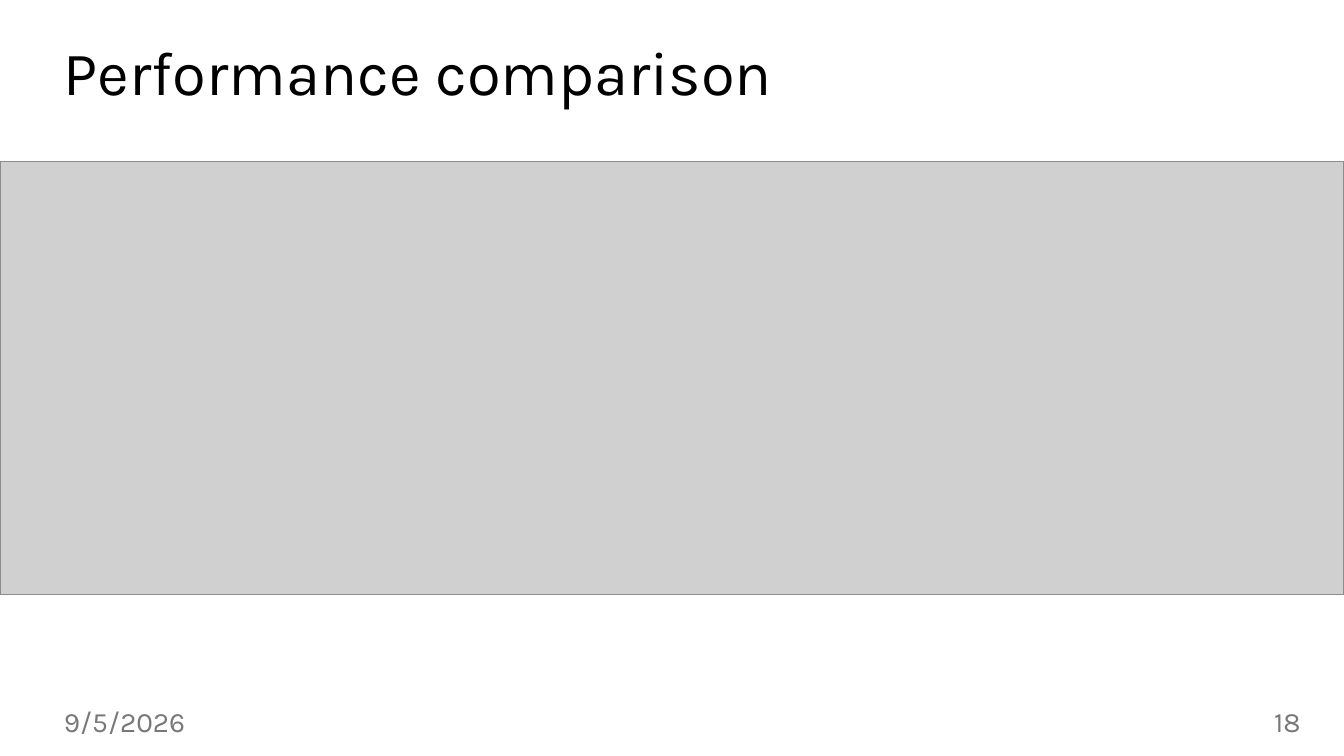
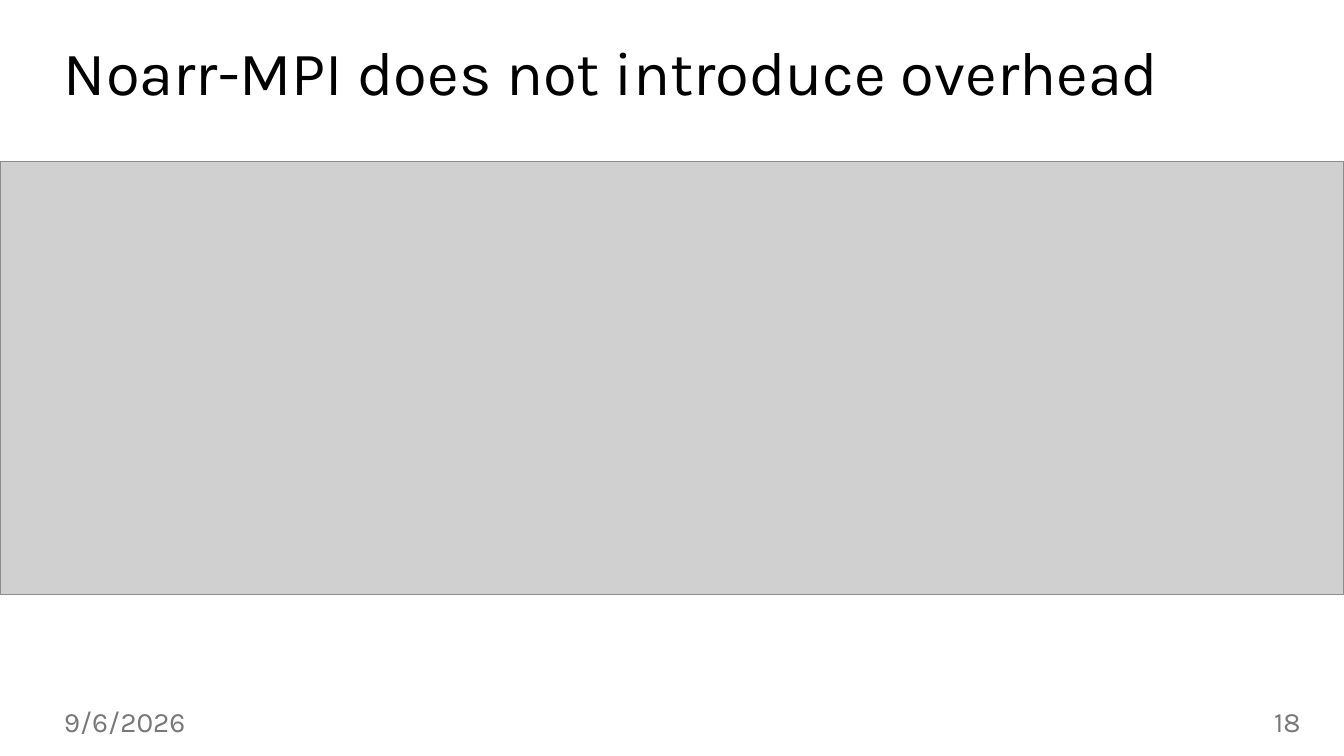
Before and after one commit to jiriklepl/phd-thesis, a slide deck: slide 18 of slides/Optimizing Memory Layouts and Traversal Orders in High-Performance Computing.pptx. Drawn at 1344x756 pixels with LibreOffice and Linux fonts; fonts in the diff are those of the drawing; grey boxes stand for pictures; background and template pictures are left out. Boxes give left, top, right and bottom in pixels: in the first picture for what was removed or moved away, otherwise in the second. Text is boxed around its words. In the diff, an @@ line names an element or a change of style, - is before the commit and + after.

```diff
--- a/slides/Optimizing Memory Layouts and Traversal Orders in High-Performance Computing.pptx
+++ b/slides/Optimizing Memory Layouts and Traversal Orders in High-Performance Computing.pptx
@@ title at box(64, 52, 1158, 96): text changed @@
-Performance comparison
+Noarr-MPI does not introduce overhead
@@ text at box(64, 711, 186, 734): text changed @@
-9/5/2026
+9/6/2026
```
Also in this commit, not shown: 45 other slides changed.
